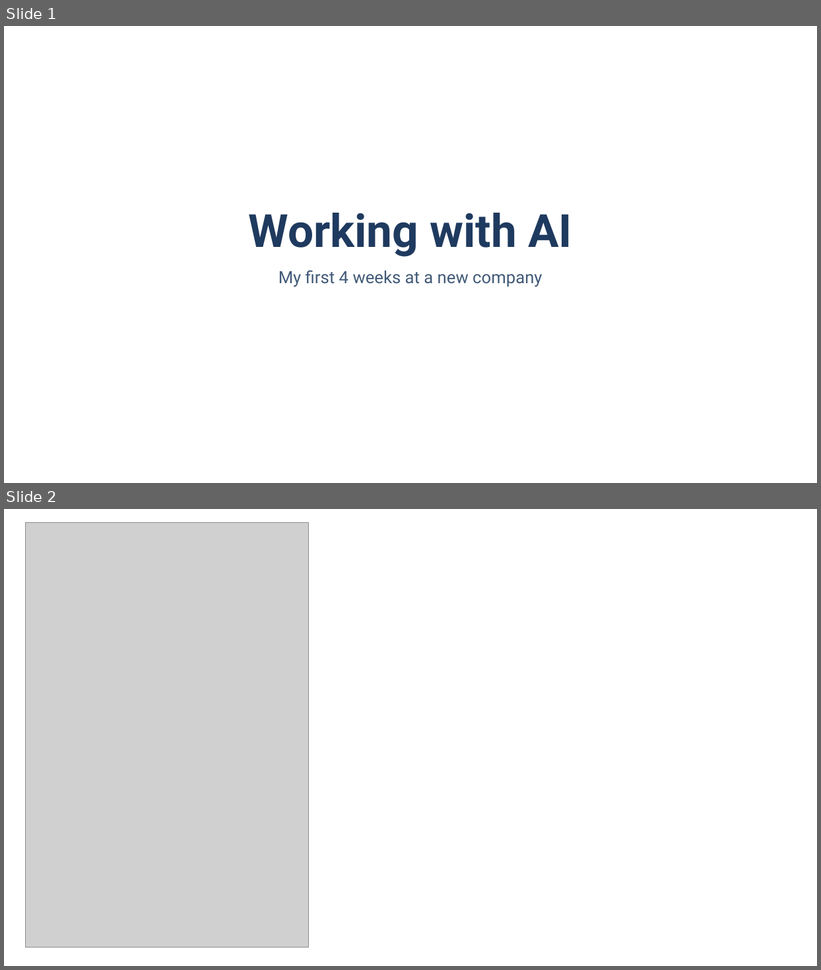
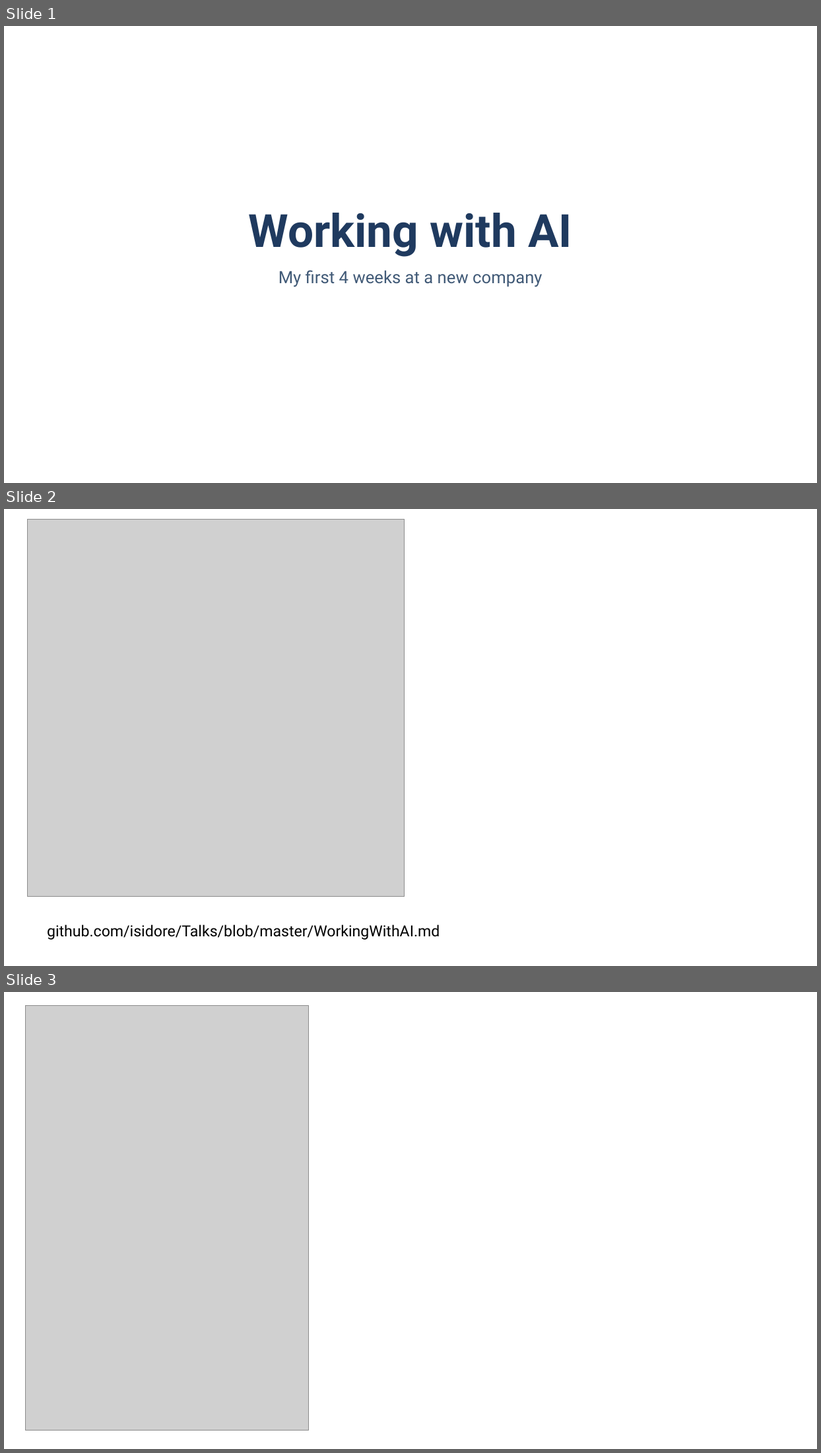
Before and after one commit to isidore/Talks, a slide deck: Slides/WorkingWithAI_MyFirst4Weeks.pptx. Shown one above the other, each under a label of ours: slides 1 and 2 before the commit, slides 1, 2 and 3 after it. The pictures are 821x970 and 821x1453 pixels, drawn with LibreOffice and Linux fonts; fonts in the diff are those of the drawing; grey boxes stand for pictures. Boxes give left, top, right and bottom in pixels: in the first picture for what was removed or moved away, otherwise in the second. Text is boxed around its words. In the diff, an @@ line names an element or a change of style, - is before the commit and + after.

```diff
--- a/Slides/WorkingWithAI_MyFirst4Weeks.pptx
+++ b/Slides/WorkingWithAI_MyFirst4Weeks.pptx
@@ slide 2 added at [4,509,817,966], background #FFFFFF @@
@@ picture added at [27,520,405,897] @@
@@ text added at [47,925,440,940], 18 pt, text #000000 @@
+github.com/isidore/Talks/blob/master/WorkingWithAI.md
@@ what was slide 2 is now slide 3 @@
```
Also in this commit, not shown: 1 slide changed, 4 other slides added, 1 other file.
